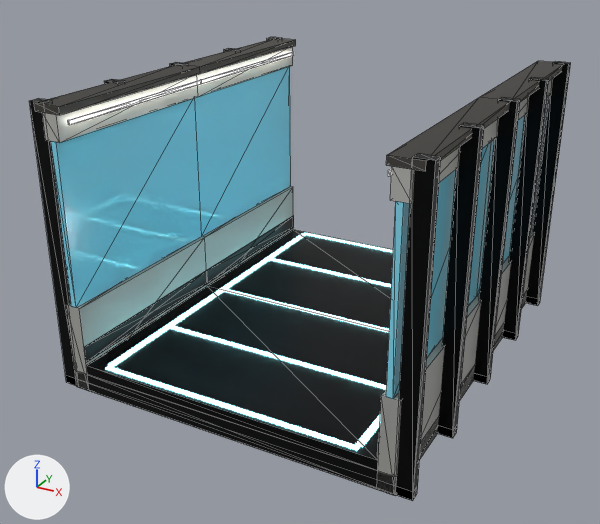
Two versions of the glTF model game/assets/models/chutes/chute_adv_h_straight.glb, one commit apart.
Both versions are drawn from a 50 mm camera at (1.77, -3.5, 1.17) aimed at (-0.06, -0.15, -0.5). The axes (+X, +Y, +Z) are drawn at lower left. The lights are the same throughout. The picture after the commit comes second. Mesh edges are drawn as thin lines on the coarser meshes. Vertices at exactly the same position are counted once.

Script lines for the objects in view, before the commit:
```python
me_chuteadv_hstraight__frame = bpy.data.meshes.new('ChuteAdv_HStraight__Frame')
me_chuteadv_hstraight__frame.from_pydata(...)  # 262 vertices, 460 faces; spans x -0.9..0.9, y -1.0..1.0, z -0.99..0.39
# faces by material slot: [80, 260, 40, 40, 40]
me_chuteadv_hstraight__frame.materials.append(mat_m_convpanel)
me_chuteadv_hstraight__frame.materials.append(mat_m_convmetal)
me_chuteadv_hstraight__frame.materials.append(mat_m_convrawsteel)
me_chuteadv_hstraight__frame.materials.append(mat_m_propglass)
me_chuteadv_hstraight__frame.materials.append(mat_m_proplamp)
me_chuteadv_hstraight__power = bpy.data.meshes.new('ChuteAdv_HStraight__Power')
me_chuteadv_hstraight__power.from_pydata(...)  # 64 vertices, 100 faces; spans x -0.66..0.66, y -0.98..0.98, z -0.85..-0.84
me_chuteadv_hstraight__power.materials.append(mat_m_propcyanglow)
ob_frame = bpy.data.objects.new('Frame', me_chuteadv_hstraight__frame)
ob_frame.location = (0.0, 0.0, 0.0)
ob_power = bpy.data.objects.new('Power', me_chuteadv_hstraight__power)
ob_power.location = (0.0, 0.0, 0.0)
```
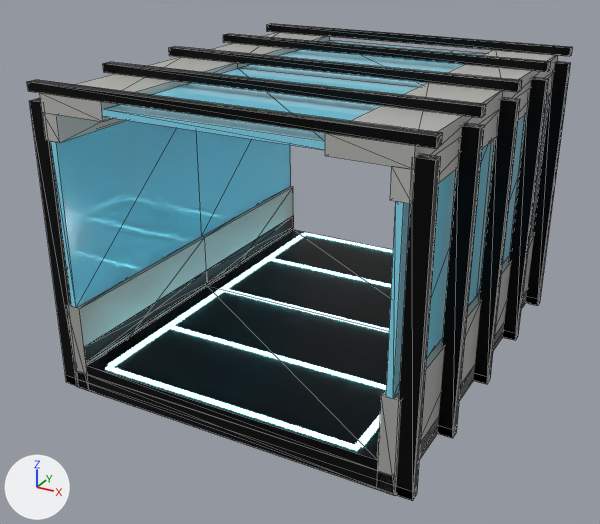
Pixel boxes [x1, y1, x2, y2] of what changed, in the pictures (600 x 524 px; the box of a moved part takes in the faces that stretch with it):
'Frame', reshaped: before [30, 37, 571, 501]; after [27, 23, 573, 501]
part 1 of me_chuteadv_hstraight__frame, added: after [27, 80, 442, 148]
part 2 of me_chuteadv_hstraight__frame, added: after [103, 62, 486, 118]
part 3 of me_chuteadv_hstraight__frame, added: after [169, 46, 522, 92]
part 4 of me_chuteadv_hstraight__frame, added: after [223, 34, 551, 72]
part 5 of me_chuteadv_hstraight__frame, added: after [267, 23, 573, 56]
part 6 of me_chuteadv_hstraight__frame, moved or reshaped: before [68, 52, 294, 125]; after [102, 40, 486, 150]
part 7 of me_chuteadv_hstraight__frame, deleted: before [386, 61, 563, 171]
part 8 of me_chuteadv_hstraight__frame, deleted: before [34, 39, 296, 115]
part 9 of me_chuteadv_hstraight__frame, added: after [40, 32, 558, 169]
part 10 of me_chuteadv_hstraight__frame, recoloured: before [42, 46, 553, 496]; after [42, 71, 554, 496]

The change, as a list of edits to the scene's bpy script:
```text
Change me_chuteadv_hstraight__frame:
    used by ob_frame; location = (0.0, 0.0, 0.0)
    remove me_chuteadv_hstraight__frame.from_pydata(...)  # 262 vertices, 460 faces; spans x -0.9..0.9, y -1.0..1.0, z -0.99..0.39
    add me_chuteadv_hstraight__frame.from_pydata(...)  # 284 vertices, 500 faces; spans x -0.9..0.9, y -1.0..1.0, z -0.99..0.47
    me_chuteadv_hstraight__frame part 1: a new loose piece, a box spanning x -0.9..0.9, y -0.995..-0.945, z 0.43..0.47, in mat_m_convmetal
    me_chuteadv_hstraight__frame part 2: a new loose piece, a box spanning x -0.9..0.9, y -0.525..-0.475, z 0.43..0.47, in mat_m_convmetal
    me_chuteadv_hstraight__frame part 3: a new loose piece, a box spanning x -0.9..0.9, y -0.025..0.025, z 0.43..0.47, in mat_m_convmetal
    me_chuteadv_hstraight__frame part 4: a new loose piece, a box spanning x -0.9..0.9, y 0.475..0.525, z 0.43..0.47, in mat_m_convmetal
    me_chuteadv_hstraight__frame part 5: a new loose piece, a box spanning x -0.9..0.9, y 0.945..0.995, z 0.43..0.47, in mat_m_convmetal
    me_chuteadv_hstraight__frame part 6: the loose piece of 12 vertices spanning x -0.73..-0.72, y -0.96..0.96, z 0.3..0.32 is scaled about its middle by (125, 1.04, 1.5), then moved by (0.73, 0.0, 0.08), in mat_m_propglass
    me_chuteadv_hstraight__frame part 7: the loose piece of 12 vertices spanning x 0.73..0.87, y -1.0..1.0, z 0.35..0.38 is deleted
    me_chuteadv_hstraight__frame part 8: the loose piece of 12 vertices spanning x -0.87..-0.73, y -1.0..1.0, z 0.35..0.38 is deleted
    me_chuteadv_hstraight__frame part 9: 18 vertices added at x -0.83..0.83, y -1.0..1.0, z 0.35..0.43
    me_chuteadv_hstraight__frame part 10: 98 kept faces spanning x -0.83..0.83, y -1.0..1.0, z -0.99..0.35 get new vertex colours; the middle colour goes from grey #b3b3ae to grey #b4b4b0
    other edits to the shape of me_chuteadv_hstraight__frame do not show in these pictures
    remove me_chuteadv_hstraight__frame.materials.append(mat_m_convrawsteel)
    remove me_chuteadv_hstraight__frame.materials.append(mat_m_proplamp)
```
